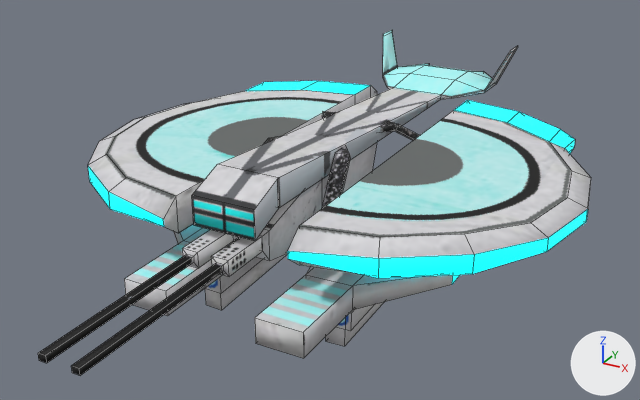
A saved change to the FBX model SkyRage/Assets/Models/Bots/Enforcer.fbx.
Both versions are drawn from a camera (50 mm lens) standing at (4.6, -8.62, 3.82) and looking at (0.01, -0.27, -0.35). Every picture has the same lights, and +X, +Y and +Z are marked at lower right. Mesh edges are drawn as thin lines. Objects named as collision shapes, trigger or cutter boxes, shadow casters or lower levels of detail are left out. Where no turn or scale is listed for an object, it has been applied to the vertices. Vertices at the same position are counted once.

Objects in the first picture: 'Enforcer_LOD0'.
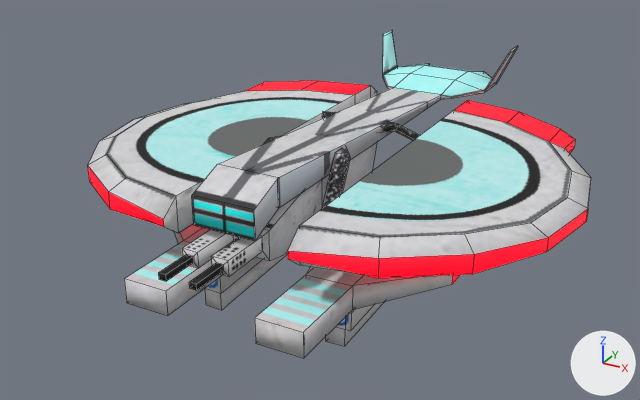
What the commit changed:
Material 'Glow' (mat_glow) is new.
Its base color is (1.0, 0.0, 0.00955) (red #ff0019).
Its roughness is 0.69.
Its emission color is (1.0, 0.0, 0.00955) (red #ff0019).
Its emission strength is 2.0.
me_cube has 348 vertices, 305 faces and spans x -2.96..3.0, y -4.5..3.98, z -1.43..0.75.
me_cube is used by ob_enforcer_lod0; location (0.0, 0.0, 0.0).
Before the commit, vertices of me_cube: 214 (-0.12, -4.5, -0.09) at pixel (45, 355), 215 (-0.2, -4.5, -0.09) at pixel (37, 353), 216 (-0.2, -4.5, -0.15) at pixel (38, 360), 217 (-0.12, -4.5, -0.15) at pixel (46, 363), 218 (0.15, -4.5, -0.15) at pixel (72, 372).
Before the commit, vertices of me_cube: 219 (0.23, -4.5, -0.15) at pixel (80, 375), 220 (0.23, -4.5, -0.09) at pixel (79, 368), 221 (0.15, -4.5, -0.09) at pixel (71, 365).
Part 1, on me_cube:
Vertices 214 to 221 of me_cube move by (0.0, 1.51, 0.0).
me_cube part 2: all 49 faces that had it switch from mat_material_001 (cyan #06d3e7) to mat_glow (red #ff0019).

Boxes [x1, y1, x2, y2] around the edits, measured in the pictures (640 x 400 px; the box of a moved part takes in the faces that stretch with it):
'Enforcer_LOD0', recoloured, reshaped (cyan to red, 9% narrower): before [38, 30, 591, 375]; after [88, 30, 591, 358]
part 1 of me_cube, moved or reshaped: before [38, 254, 224, 375]; after [158, 254, 224, 290]
part 2 of me_cube, recoloured (cyan to red): [88, 81, 588, 284] in both
